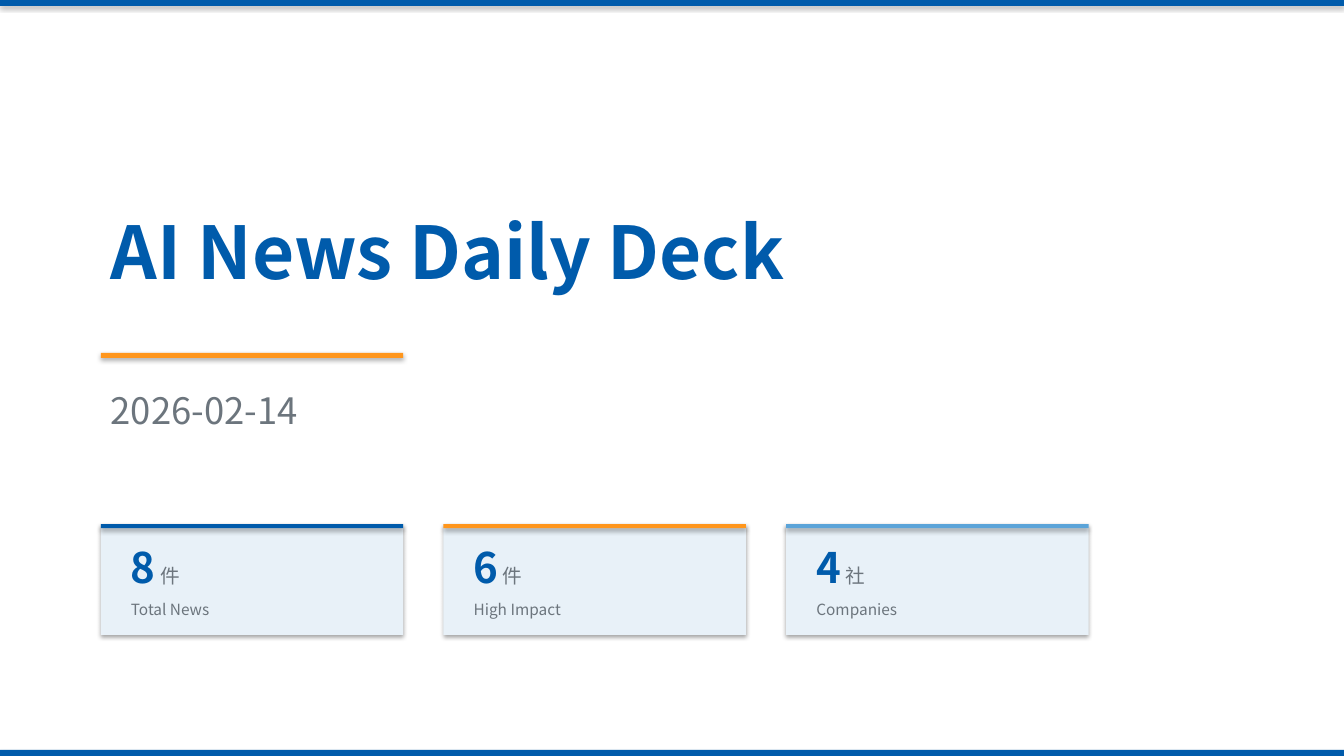
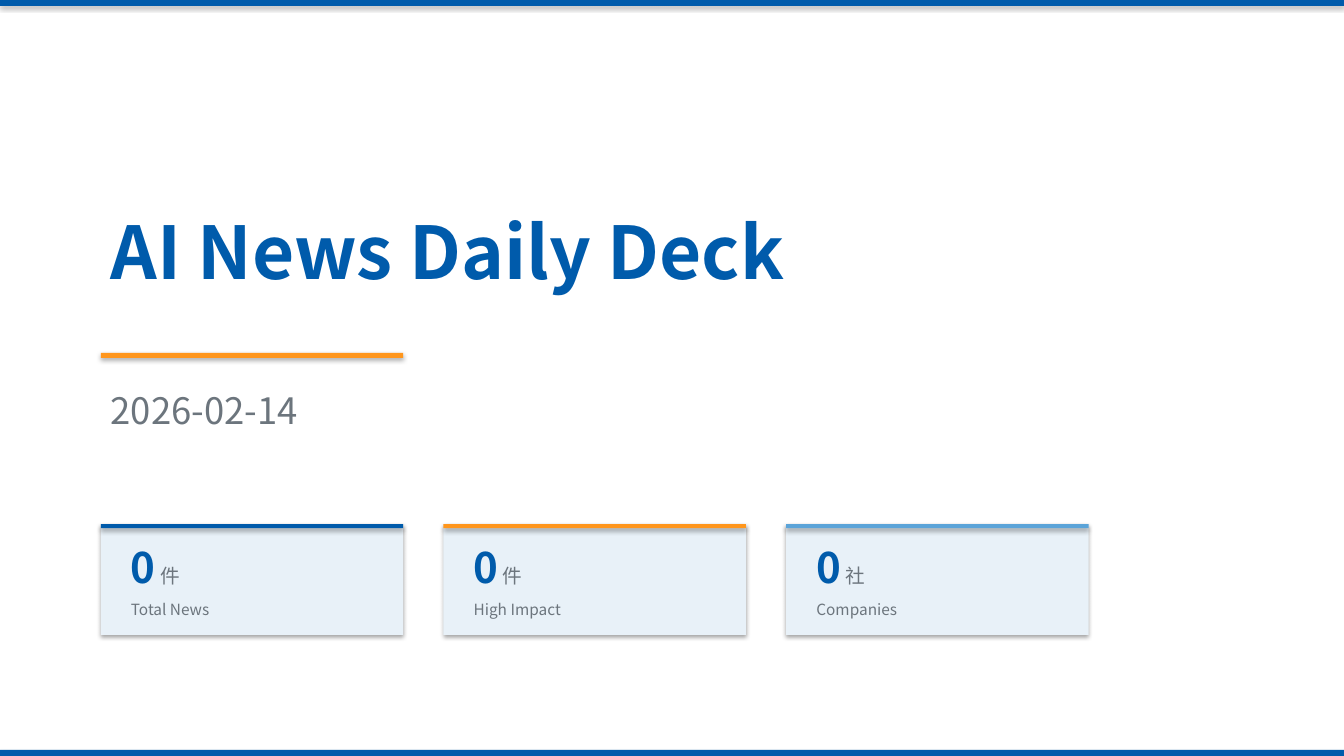
Before and after one commit to chel2311/ai-news-deck-reports, a slide deck: slide 1 of 2026-02-14/report_2026-02-14.pptx. Drawn at 1344x756 pixels with LibreOffice and Linux fonts; fonts in the diff are those of the drawing. Boxes give left, top, right and bottom in pixels: in the first picture for what was removed or moved away, otherwise in the second. Text is boxed around its words. In the diff, an @@ line names an element or a change of style, - is before the commit and + after.

```diff
--- a/2026-02-14/report_2026-02-14.pptx
+++ b/2026-02-14/report_2026-02-14.pptx
@@ text at bbox=[131, 551, 180, 585]: text changed @@
-8 件
+0 件
@@ text at bbox=[474, 551, 523, 585]: text changed @@
-6 件
+0 件
@@ text at bbox=[816, 551, 865, 585]: text changed @@
-4 社
+0 社
```
Also in this commit, not shown: 5 other slides changed, 3 slides added, 6 slides removed, 5 other files.
